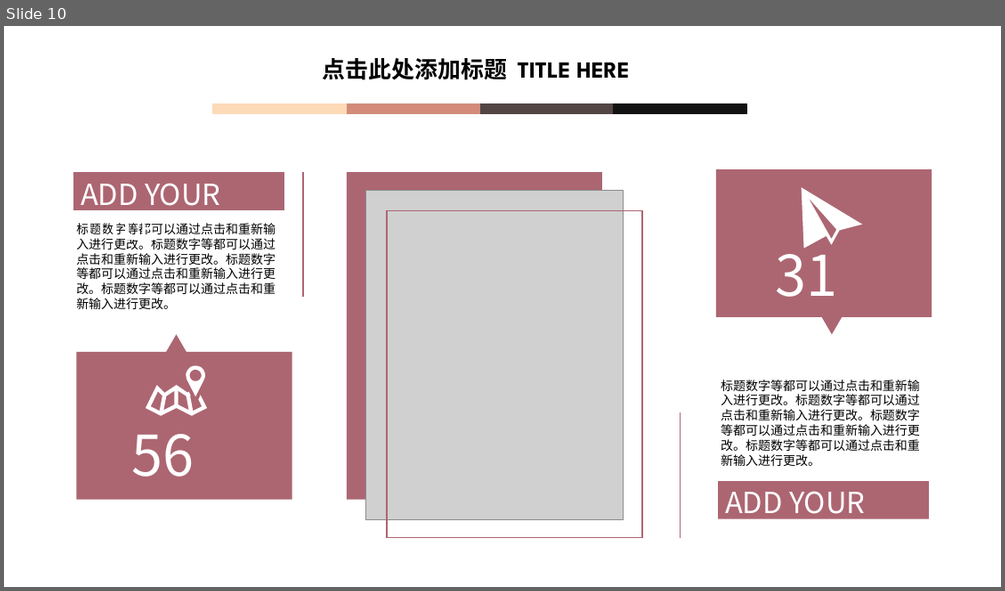
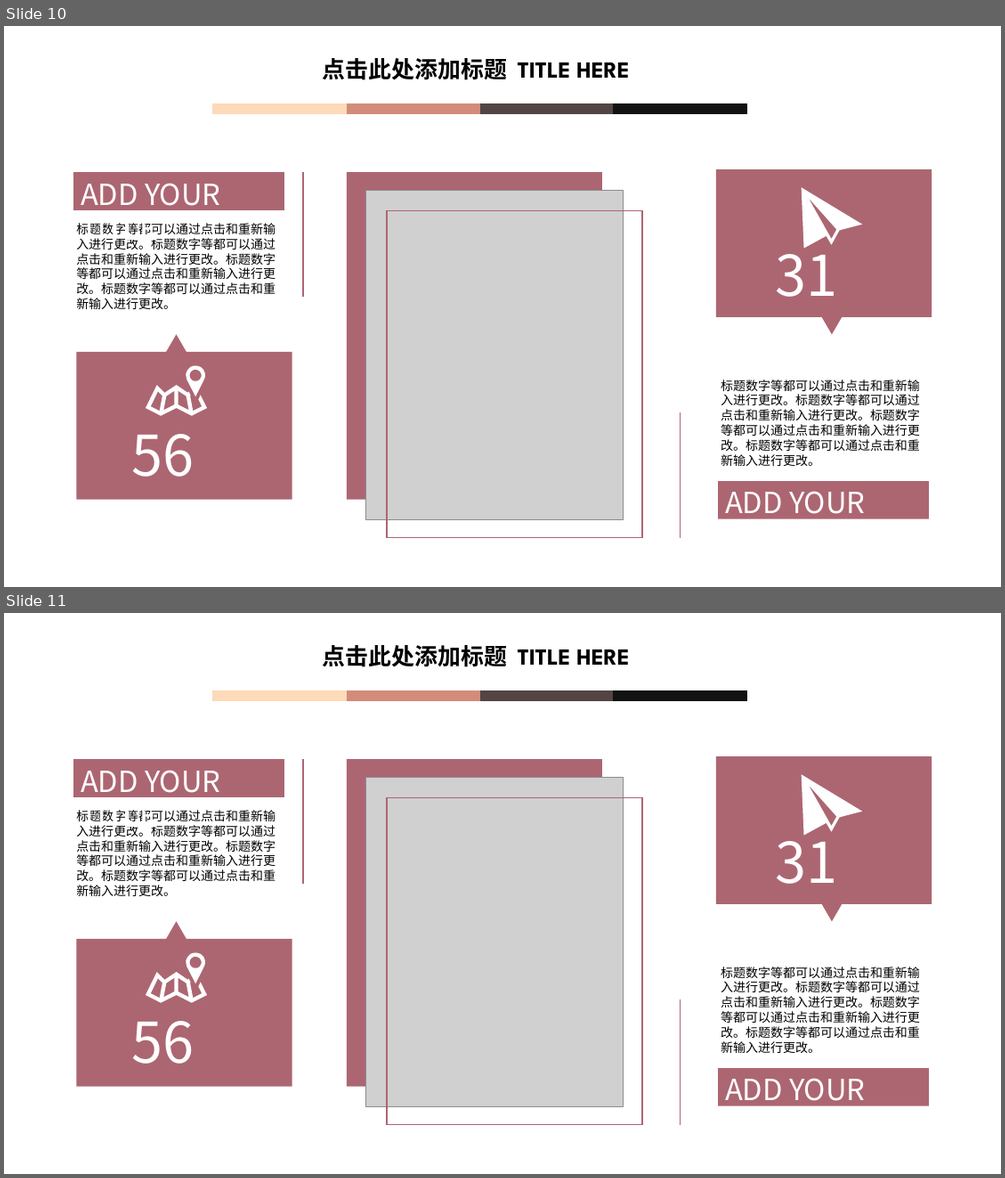
Before and after one commit to Lijinging/ustcthesis, a slide deck: 模板 素材.pptx. Shown one above the other, each under a label of ours: slide 10 before the commit, slides 10 and 11 after it. The pictures are 1005x591 and 1005x1178 pixels, drawn with LibreOffice and Linux fonts; fonts in the diff are those of the drawing; grey boxes stand for pictures. Boxes give left, top, right and bottom in pixels: in the first picture for what was removed or moved away, otherwise in the second. Text is boxed around its words. In the diff, an @@ line names an element or a change of style, - is before the commit and + after.

Commit message:
"2017-06-02_20:39:03"

```diff
--- a/模板 素材.pptx
+++ b/模板 素材.pptx
@@ slide 11 added at box(4, 613, 1001, 1174), background #FFFFFF; not listed: 4 template elements that a slide beside it also shows @@
@@ text added at box(323, 645, 629, 667), 22.2 pt, text #000000, bold @@
+点击此处添加标题 TITLE HERE
@@ rectangle added at box(73, 759, 284, 797), fill #AC6672 @@
@@ text added at box(81, 770, 220, 834), 28 pt, text #FFFFFF @@
+ADD YOUR TITLE
@@ line added from (303, 759) to (303, 884), #AC6672 1 pt @@
@@ rectangle added at box(347, 759, 602, 1086), fill #AC6672 @@
@@ rectangle added at box(716, 756, 931, 904), fill #AC6672 @@
@@ picture added at box(366, 778, 624, 1107) @@
@@ rectangle added at box(387, 798, 643, 1126), outline #AC6672 1 pt @@
@@ freeform shape added at box(801, 774, 863, 835), fill #FFFFFF @@
@@ text added at box(76, 810, 275, 896), 12 pt, text #000000 @@
+标题数字等都可以通过点击和重新输入进行更改。标题数字等都可以通过点击和重新输入进行更改。标题数字等都可以通过点击和重新输入进行更改。标题数字等都可以通过点击和重新输入进行更改。
@@ text added at box(776, 827, 838, 884), 54 pt, text #FFFFFF @@
+31%
@@ triangle added at box(820, 900, 844, 922), fill #AC6672 @@
@@ triangle added at box(164, 921, 188, 942), fill #AC6672 @@
@@ rectangle added at box(77, 939, 291, 1086), fill #AC6672 @@
@@ freeform shape added at box(146, 952, 207, 1003), fill #FFFFFF @@
@@ text added at box(720, 966, 920, 1053), 12 pt, text #000000 @@
+标题数字等都可以通过点击和重新输入进行更改。标题数字等都可以通过点击和重新输入进行更改。标题数字等都可以通过点击和重新输入进行更改。标题数字等都可以通过点击和重新输入进行更改。
@@ line added from (680, 999) to (680, 1125), #AC6672 1 pt @@
@@ text added at box(132, 1021, 194, 1063), 54 pt, text #FFFFFF @@
+56%
@@ rectangle added at box(718, 1068, 929, 1106), fill #AC6672 @@
@@ text added at box(725, 1078, 865, 1108), 28 pt, text #FFFFFF @@
+ADD YOUR TITLE
```
